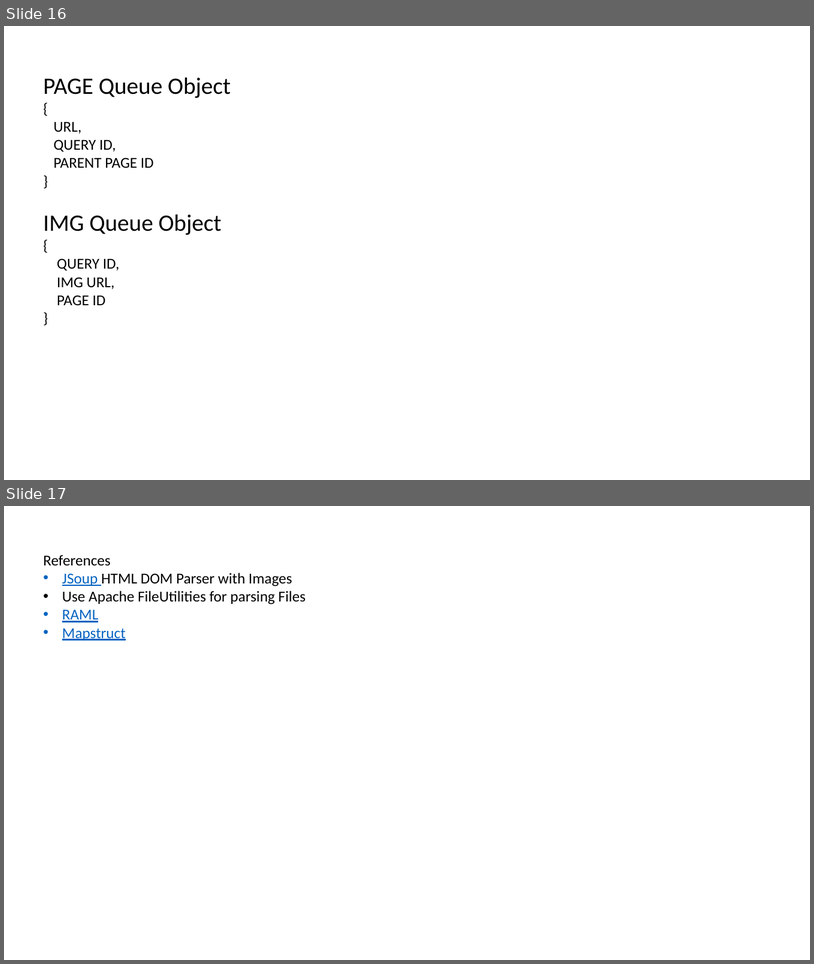
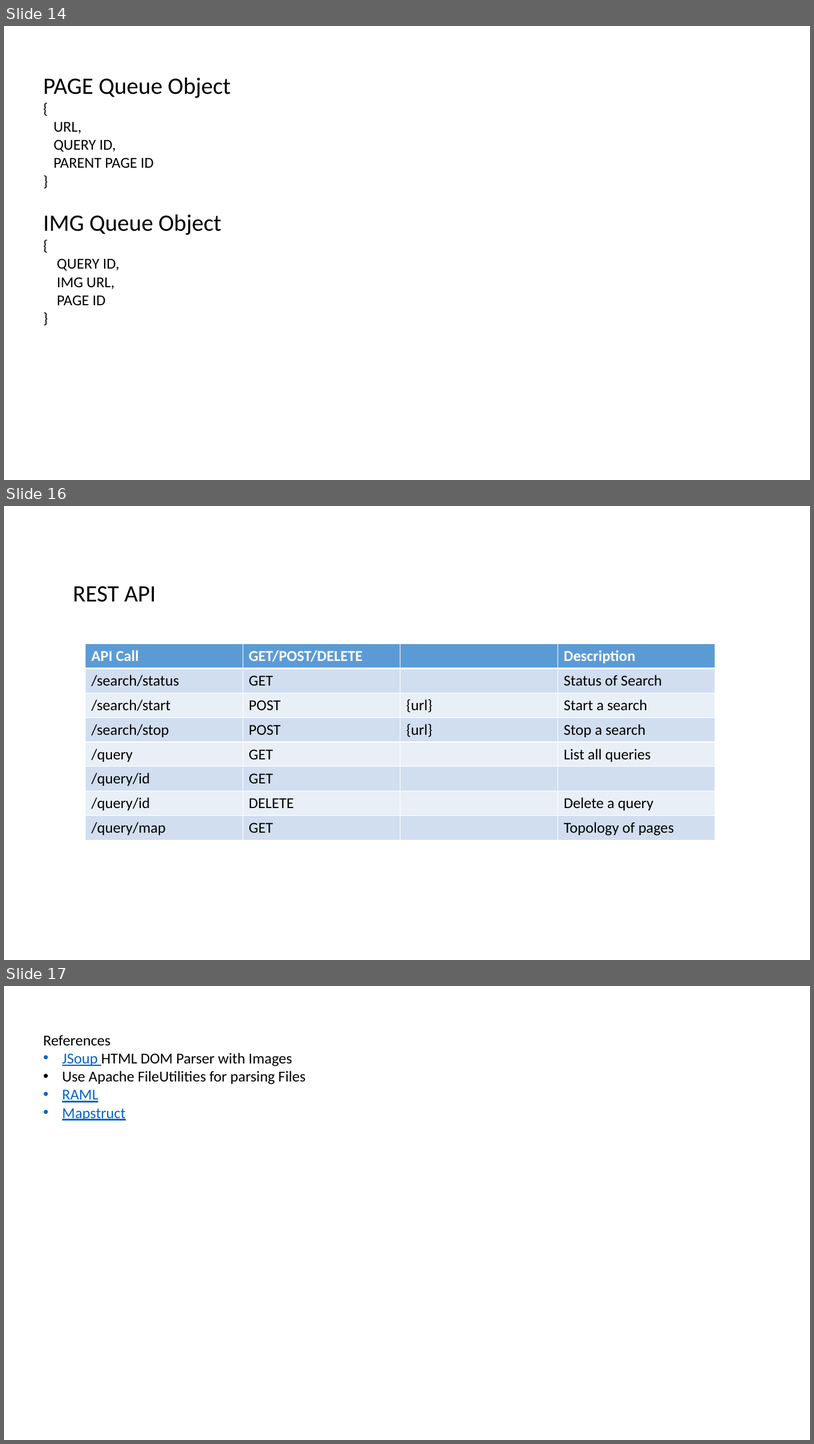
Before and after one commit to datim/squid, a slide deck: docs/design.pptx. Shown one above the other, each under a label of ours: slides 16 and 17 before the commit, slides 14, 16 and 17 after it; the slides between them are not shown. The pictures are 814x964 and 814x1444 pixels, drawn with LibreOffice and Linux fonts; fonts in the diff are those of the drawing. Boxes give left, top, right and bottom in pixels: in the first picture for what was removed or moved away, otherwise in the second. Text is boxed around its words. In the diff, an @@ line names an element or a change of style, - is before the commit and + after.

```diff
--- a/docs/design.pptx
+++ b/docs/design.pptx
@@ slide 16 added at (4,506,810,960), background #FFFFFF @@
@@ text added at (73,586,156,602), 28 pt, text #000000 @@
+REST API
@@ table added at (85,644,717,840), 8 rows, 4 columns @@
+API Call | GET/POST/DELETE |  | Description
+/search/status | GET |  | Status of Search
+/search/start | POST | {url} | Start a search
+/search/stop | POST | {url} | Stop a search
+/query | GET |  | List all queries
+/query/id | GET |  | 
+/query/id | DELETE |  | Delete a query
+/query/map | GET |  | Topology of pages
@@ what was slide 16 is now slide 14 @@
```
Also in this commit, not shown: 6 slides changed, 1 other slide added, 2 slides removed, 3 other files.
